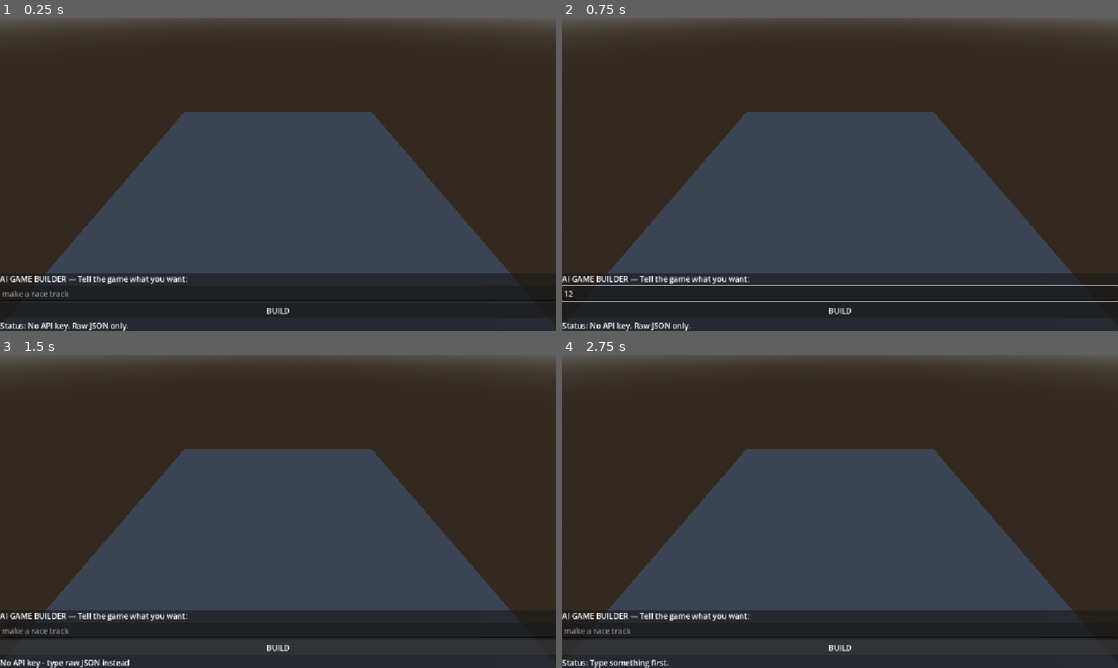
Above: before the commit, frames 1-4 (two rows, left to right).
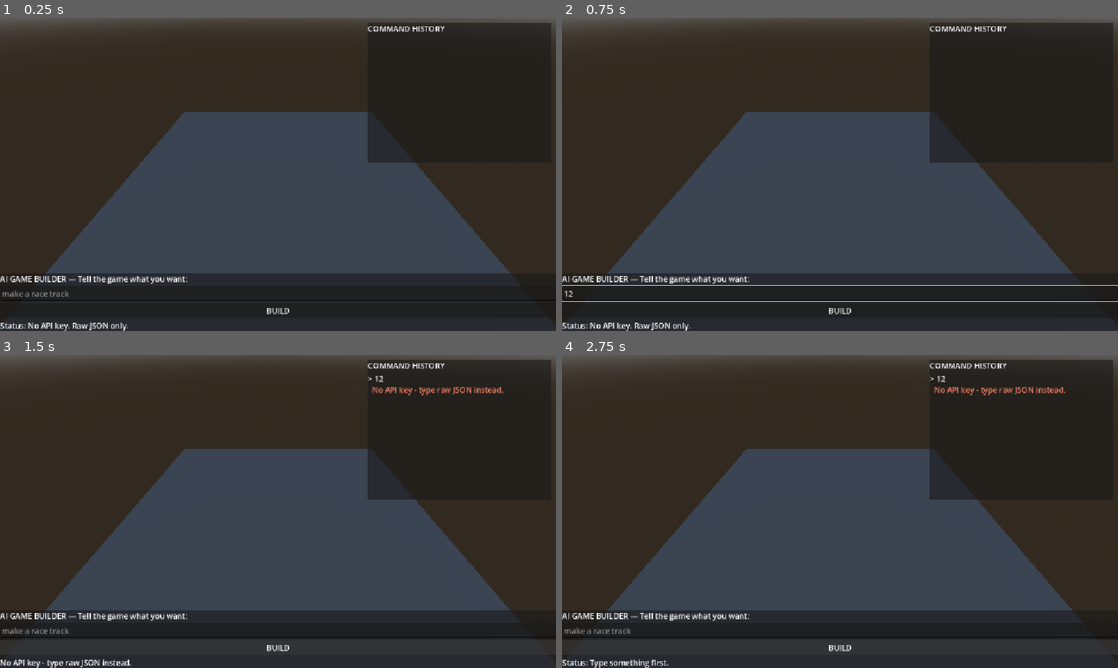
Above: after the commit, the same moments.

Repository: Stakeandwager/genesis
Game: Godot game, scene res://scenes/main.tscn
The game is run twice, just before and just after one commit, with the same random seed, the same clock (stepped at 60 frames per second) and the same inputs.
Inputs (mouse positions are in pixels of both pictures, inside the frame that each line leads up to):
- Up to frame 1 (0.25 s): no input
- Up to frame 2 (0.75 s): click (840, 293) at 0.52 s; type "12" at 0.6 s
- Up to frame 3 (1.5 s): click "BUILD" at 1.25 s
- Up to frame 4 (2.75 s): click "BUILD" at 2 s

The runs differ from the first frame. In frame 1, 1.6% of the frame differs, in the area x 66-100%, y 1-47%; in frame 2, 1.6%; in frame 3, 1.9%, in the area x 23-100%, y 1-100%; in frame 4, 1.9%.

Commit message:
Stages 10-11: command history panel and honest error messages

Diff:
--- a/scripts/ai_interpreter.gd
+++ b/scripts/ai_interpreter.gd
@@ -1,7 +1,7 @@
 extends Node
 class_name AIInterpreter
 
-# --- Prototype 001 - Stage 9: Natural language -> JSON command ---
+# --- Prototype 001 - Stages 9 & 11: Natural language -> JSON command ---
 # The AI is an INTERPRETER. It never touches Godot directly.
 # Its only output is a string, which the CommandParser must still validate.
 
@@ -55,11 +55,11 @@
 
 func interpret(player_text: String) -> void:
 	if busy:
-		interpretation_failed.emit("Still thinking about the last request")
+		interpretation_failed.emit("Still thinking about the last request.")
 		return
 
 	if api_key == "":
-		interpretation_failed.emit("No API key found in api_key.txt")
+		interpretation_failed.emit("No API key found in api_key.txt.")
 		return
 
 	var body := {
@@ -69,7 +69,7 @@
 		"contents": [{
 			"parts": [{"text": player_text}]
 		}],
-				"generationConfig": {
+		"generationConfig": {
 			"temperature": 0.1,
 			"maxOutputTokens": 2000,
 			"responseMimeType": "application/json"
@@ -86,7 +86,7 @@
 
 	if error != OK:
 		busy = false
-		interpretation_failed.emit("Could not send request (error %d)" % error)
+		interpretation_failed.emit("Could not send the request. (error %d)" % error)
 
 
 # --- internal ---
@@ -105,32 +105,37 @@
 	file.close()
 
 
-func _on_request_completed(_result: int, response_code: int, _headers: PackedStringArray, body: PackedByteArray) -> void:
+func _on_request_completed(result: int, response_code: int, _headers: PackedStringArray, body: PackedByteArray) -> void:
 	busy = false
+
+	# The request never reached Google at all.
+	if result != HTTPRequest.RESULT_SUCCESS:
+		interpretation_failed.emit("Could not reach the AI. Check your internet connection.")
+		print("Network result code: ", result)
+		return
 
 	var raw := body.get_string_from_utf8()
 
 	if response_code != 200:
-		interpretation_failed.emit("AI returned HTTP %d" % response_code)
 		print("AI error body: ", raw)
+		interpretation_failed.emit(_friendly_http_error(response_code))
 		return
 
 	var json := JSON.new()
 	if json.parse(raw) != OK:
-		interpretation_failed.emit("AI response was not JSON")
+		interpretation_failed.emit("The AI sent back something unreadable.")
 		return
 
 	var data = json.data
 
-	# Dig the text out of Gemini's response envelope.
 	if not data.has("candidates") or data["candidates"].is_empty():
-		interpretation_failed.emit("AI returned no candidates")
+		interpretation_failed.emit("The AI returned no answer.")
 		print("AI body: ", raw)
 		return
 
 	var parts = data["candidates"][0].get("content", {}).get("parts", [])
 	if parts.is_empty():
-		interpretation_failed.emit("AI returned empty content")
+		interpretation_failed.emit("The AI returned an empty answer.")
 		return
 
 	var text: String = str(parts[0].get("text", "")).strip_edges()
@@ -140,3 +145,18 @@
 
 	print("AI raw output: ", text)
 	interpretation_ready.emit(text)
+
+
+func _friendly_http_error(code: int) -> String:
+	match code:
+		429:
+			return "The AI is getting too many requests. Wait a minute and try again. (HTTP 429)"
+		500, 502, 503, 504:
+			return "The AI service is busy right now. Try again in a moment. (HTTP %d)" % code
+		400:
+			return "The AI did not accept the request format. (HTTP 400)"
+		401, 403:
+			return "The API key was refused. Check api_key.txt. (HTTP %d)" % code
+		404:
+			return "The AI model name is out of date. (HTTP 404)"
+	return "The AI returned an unexpected error. (HTTP %d)" % code
--- a/scripts/command_parser.gd
+++ b/scripts/command_parser.gd
@@ -1,8 +1,10 @@
 extends RefCounted
 class_name CommandParser
 
-# --- Prototype 001 - Stage 3: Command validation ---
+# --- Prototype 001 - Stages 3 & 11: Command validation ---
 # The whitelist. Nothing outside this list can ever be executed.
+# UNSUPPORTED is recognised so it can be explained to the player,
+# but it is never executed - it is not on the whitelist.
 
 const ALLOWED_COMMANDS := [
 	"CREATE_TRACK",
@@ -12,11 +14,11 @@
 ]
 
 
-# Takes a raw JSON string, returns a validated dictionary.
-# Result always has: ok (bool), command (String), parameters (Dictionary), error (String)
+# Result always has: ok, unsupported, command, parameters, error
 static func parse(json_text: String) -> Dictionary:
 	var result := {
 		"ok": false,
+		"unsupported": false,
 		"command": "",
 		"parameters": {},
 		"error": "",
@@ -41,6 +43,15 @@
 
 	var command := str(data["command"]).to_upper()
 
+	# The AI is honestly saying it can't do this. Explain it, never execute it.
+	if command == "UNSUPPORTED":
+		result["unsupported"] = true
+		var reason := "no reason given"
+		if data.has("parameters") and typeof(data["parameters"]) == TYPE_DICTIONARY:
+			reason = str(data["parameters"].get("reason", reason))
+		result["error"] = reason
+		return result
+
 	if not command in ALLOWED_COMMANDS:
 		result["error"] = "Rejected command: " + command
 		return result
--- a/scripts/main.gd
+++ b/scripts/main.gd
@@ -1,13 +1,21 @@
 extends Node3D
 
-# --- Prototype 001 - Stage 9: Natural language -> AI -> validated command ---
+# --- Prototype 001 - Stages 10 & 11: History + honest error handling ---
+# The AI proposes. Godot constructs. Godot validates. The player sees both.
+
+const SUPPORTED_HELP := "I can: build a track, change a corner, add opponents, clear the world."
 
 @onready var input_box: LineEdit = $UI/CommandPanel/VBoxContainer/InputBox
 @onready var build_button: Button = $UI/CommandPanel/VBoxContainer/BuildButton
 @onready var status_label: Label = $UI/CommandPanel/VBoxContainer/StatusLabel
+@onready var ui_layer: CanvasLayer = $UI
 
 var controller: GameController
 var interpreter: AIInterpreter
+var history_log: RichTextLabel
+
+# The player text currently being processed, so results can be matched to it.
+var pending_request: String = ""
 
 
 func _ready() -> void:
@@ -21,6 +29,8 @@
 	interpreter.interpretation_ready.connect(_on_interpretation_ready)
 	interpreter.interpretation_failed.connect(_on_interpretation_failed)
 
+	_build_history_panel()
+
 	build_button.pressed.connect(_on_build_pressed)
 	input_box.text_submitted.connect(_on_text_submitted)
 
@@ -29,7 +39,7 @@
 	else:
 		status_label.text = "Status: No API key. Raw JSON only."
 
-	print("Main ready. AI pipeline active.")
+	print("Main ready. AI pipeline and history active.")
 
 
 func _on_build_pressed() -> void:
@@ -40,11 +50,6 @@
 	_handle_request(input_box.text)
 
 
-func _on_controller_log(text: String) -> void:
-	status_label.text = "Executed: " + text
-	print("Controller: ", text)
-
-
 func _handle_request(raw_request: String) -> void:
 	var request := raw_request.strip_edges()
 
@@ -52,6 +57,12 @@
 		status_label.text = "Status: Type something first."
 		return
 
+	# Don't accept a new request while the AI is still answering the last one.
+	if interpreter.busy:
+		status_label.text = "Still thinking about the last request..."
+		return
+
+	pending_request = request
 	print("Player input: ", request)
 	input_box.text = ""
 
@@ -61,7 +72,8 @@
 		return
 
 	if not interpreter.is_available():
-		status_label.text = "No API key - type raw JSON instead"
+		status_label.text = "No API key - type raw JSON instead."
+		_record(request, "No API key - type raw JSON instead.", "error")
 		return
 
 	status_label.text = "Thinking..."
@@ -73,17 +85,87 @@
 
 
 func _on_interpretation_failed(reason: String) -> void:
-	status_label.text = "AI failed: " + reason
+	status_label.text = reason
 	print("AI FAILED: ", reason)
+	_record(pending_request, reason, "error")
+
+
+func _on_controller_log(text: String) -> void:
+	status_label.text = "Executed: " + text
+	print("Controller: ", text)
+	var kind := "error" if text.contains("failed") else "ok"
+	_record(pending_request, text, kind)
 
 
 # Every command reaches the game through here - AI or hand-typed, no difference.
 func _execute_json(json_text: String) -> void:
 	var parsed := CommandParser.parse(json_text)
 
+	# The AI honestly said it can't do this. Explain, don't execute.
+	if parsed["unsupported"]:
+		status_label.text = "I don't know how to do that yet."
+		print("UNSUPPORTED: ", parsed["error"])
+		_record(pending_request, "Not supported yet: " + str(parsed["error"]) + "\n" + SUPPORTED_HELP, "unsupported")
+		return
+
 	if not parsed["ok"]:
 		status_label.text = "Rejected: " + str(parsed["error"])
 		print("REJECTED: ", parsed["error"])
+		_record(pending_request, "REJECTED: " + str(parsed["error"]), "error")
 		return
 
 	controller.execute(parsed["command"], parsed["parameters"])
+
+
+# --- Command history panel ---
+
+func _build_history_panel() -> void:
+	var panel := PanelContainer.new()
+	panel.name = "HistoryPanel"
+
+	# Pin to the top-right corner of the screen.
+	panel.anchor_left = 1.0
+	panel.anchor_right = 1.0
+	panel.anchor_top = 0.0
+	panel.anchor_bottom = 0.0
+	panel.offset_left = -390.0
+	panel.offset_right = -10.0
+	panel.offset_top = 10.0
+	panel.offset_bottom = 300.0
+	ui_layer.add_child(panel)
+
+	var box := VBoxContainer.new()
+	panel.add_child(box)
+
+	var title := Label.new()
+	title.text = "COMMAND HISTORY"
+	box.add_child(title)
+
+	history_log = RichTextLabel.new()
+	history_log.scroll_following = true
+	history_log.size_flags_vertical = Control.SIZE_EXPAND_FILL
+	history_log.custom_minimum_size = Vector2(360, 250)
+	box.add_child(history_log)
+
+
+# kind is "ok" (green), "error" (red) or "unsupported" (amber).
+func _record(player_text: String, result_text: String, kind: String) -> void:
+	# add_text (not BBCode) so nothing the player types can alter the display.
+	history_log.push_color(Color(0.95, 0.95, 0.95))
+	history_log.add_text("> " + player_text)
+	history_log.pop()
+	history_log.newline()
+
+	var colour := Color(0.55, 0.85, 0.55)
+	if kind == "error":
+		colour = Color(0.95, 0.5, 0.4)
+	elif kind == "unsupported":
+		colour = Color(0.95, 0.75, 0.3)
+
+	for line in result_text.split("\n"):
+		history_log.push_color(colour)
+		history_log.add_text("  " + line)
+		history_log.pop()
+		history_log.newline()
+
+	history_log.newline()
